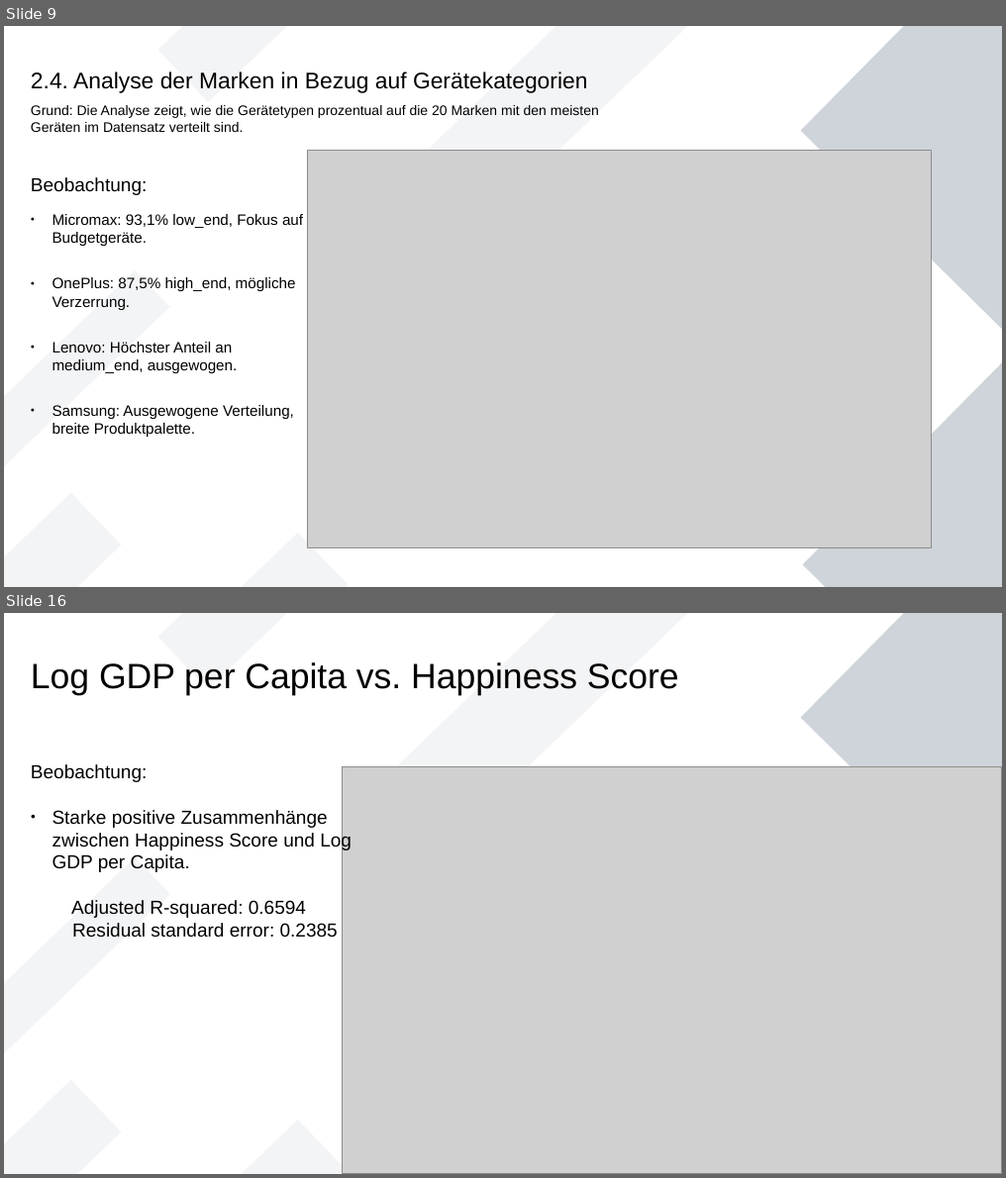
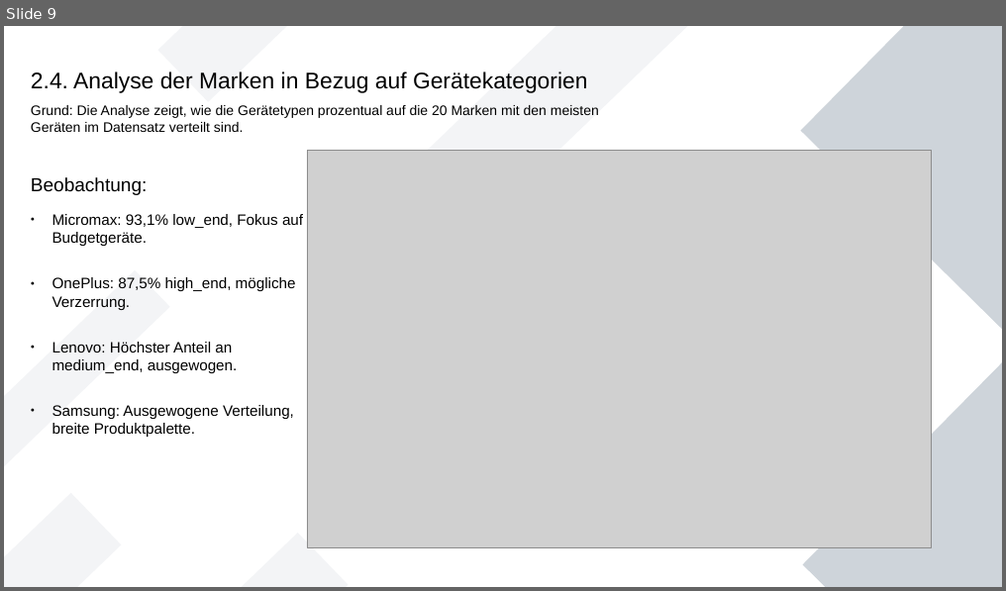
Before and after one commit to RealChoki/HTW-Notes, a slide deck: Semester 4/Ki werkstatt/phones_analysis.odp. Shown one above the other, each under a label of ours: slides 9 and 16 before the commit, slide 9 after it; the slides between them are not shown. The pictures are 1006x1178 and 1006x591 pixels, drawn with LibreOffice and Linux fonts; fonts in the diff are those of the drawing; grey boxes stand for pictures. Boxes give left, top, right and bottom in pixels: in the first picture for what was removed or moved away, otherwise in the second. Text is boxed around its words. In the diff, an @@ line names an element or a change of style, - is before the commit and + after.

```diff
--- a/Semester 4/Ki werkstatt/phones_analysis.odp
+++ b/Semester 4/Ki werkstatt/phones_analysis.odp
@@ slide 16 removed at (4,613,1002,1174), background #FFFFFF; not listed: 7 template elements that a slide beside it also shows @@
@@ text removed at (31,663,679,695) @@
-Log GDP per Capita vs. Happiness Score
@@ text removed at (31,764,351,938) @@
-Beobachtung:
-● Starke positive Zusammenhänge zwischen Happiness Score und Log GDP per Capita.
-Adjusted R-squared: 0.6594
-Residual standard error: 0.2385
@@ picture removed at (342,766,1002,1174) @@
```
Also in this commit, not shown: 1 slide changed, 6 slides added, 12 other slides removed, 1 other file.
